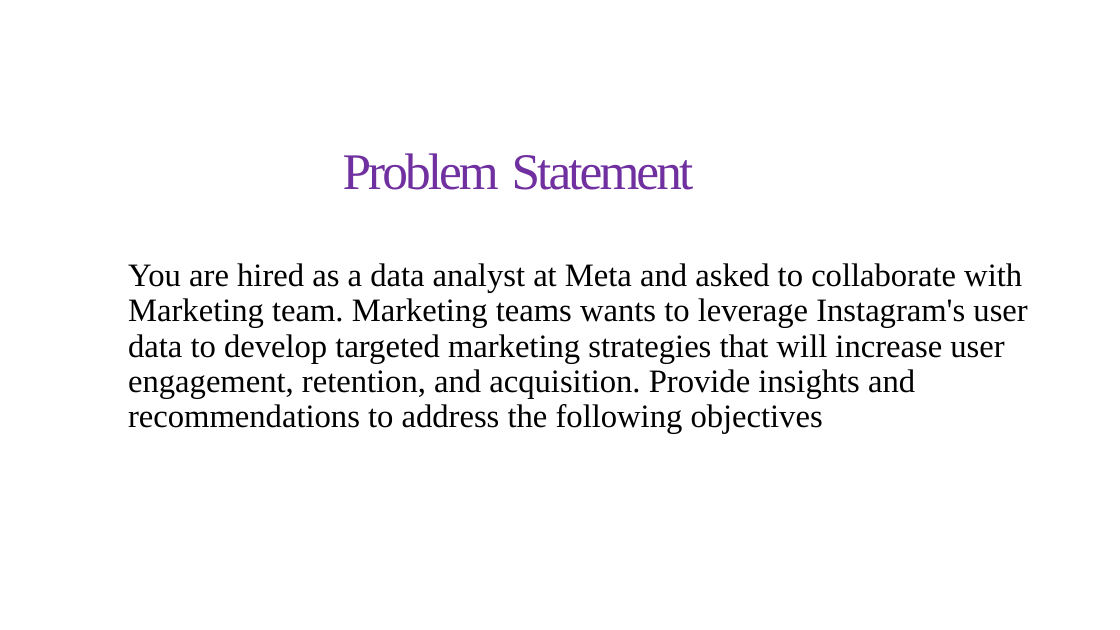
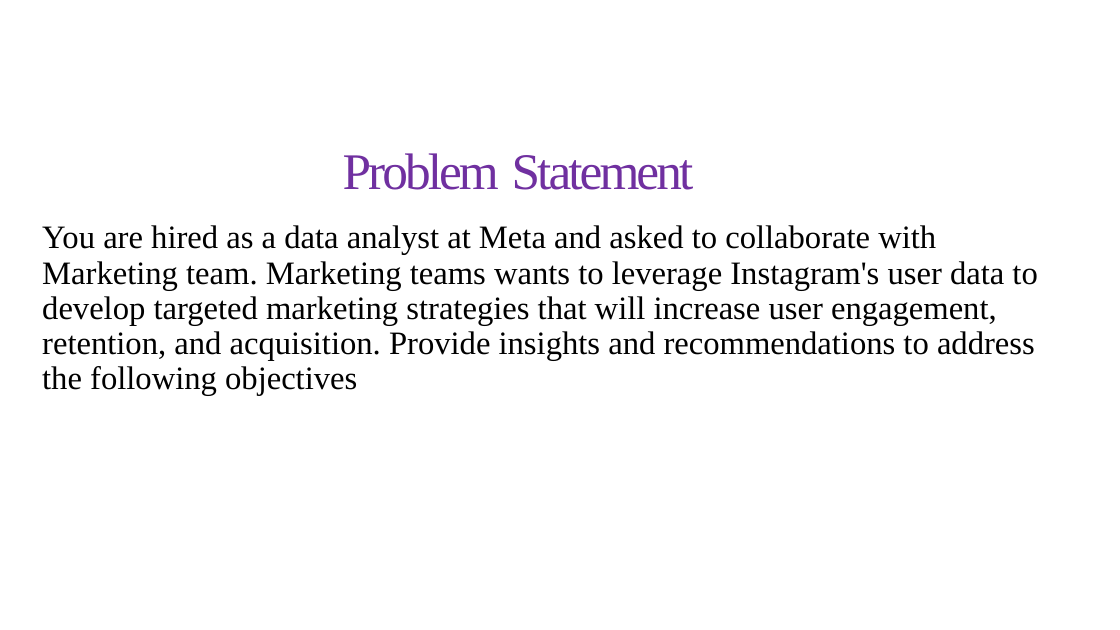
Before and after one commit to shreyas0499/Social-Media-Project, a slide deck: slide 3 of Shreyas META SQL Project.pptx. Drawn at 1120x630 pixels with LibreOffice and Linux fonts; fonts in the diff are those of the drawing. Boxes give left, top, right and bottom in pixels: in the first picture for what was removed or moved away, otherwise in the second. Text is boxed around its words. In the diff, an @@ line names an element or a change of style, - is before the commit and + after.

```diff
--- a/Shreyas META SQL Project.pptx
+++ b/Shreyas META SQL Project.pptx
@@ text "You are hired as a ..." rewrapped from (x1=128, y1=263, x2=1027, y2=434) to (x1=42, y1=225, x2=1037, y2=396) @@
```
Also in this commit, not shown: 8 other slides changed, 1 other file.
